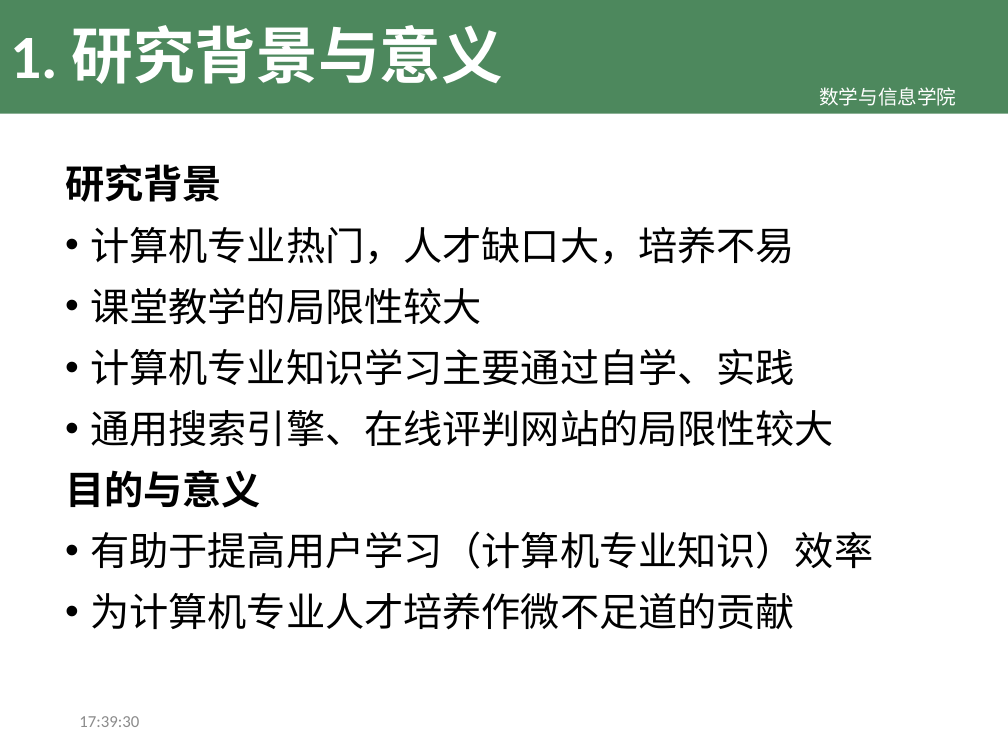
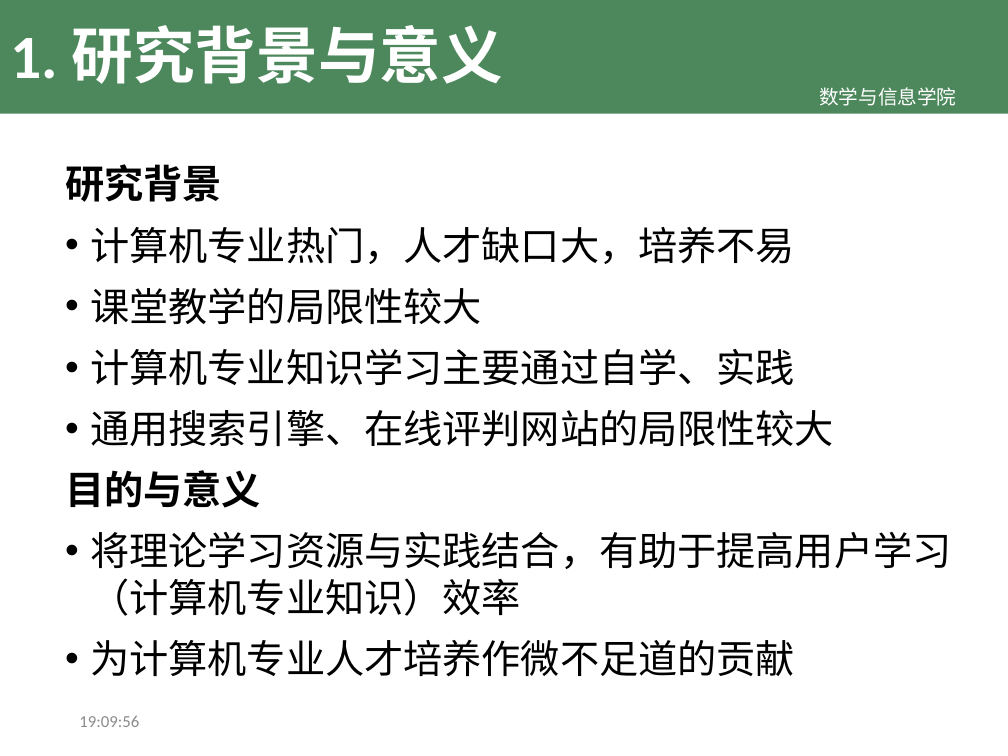
Before and after one commit to TeslaCN/graduation, a slide deck: slide 4 of 基于Scrapy框架的计算机专业学习资源网站_吴伟杰.pptx (slide 3 before the commit). Drawn at 1008x756 pixels with LibreOffice and Linux fonts; fonts in the diff are those of the drawing; background and template pictures are left out. Boxes give left, top, right and bottom in pixels: in the first picture for what was removed or moved away, otherwise in the second. Text is boxed around its words. In the diff, an @@ line names an element or a change of style, - is before the commit and + after.

```diff
--- a/基于Scrapy框架的计算机专业学习资源网站_吴伟杰.pptx
+++ b/基于Scrapy框架的计算机专业学习资源网站_吴伟杰.pptx
@@ text at (90, 532, 951, 616): text changed @@
-• 有助于提高用户学习（计算机专业知识）效率
+• 将理论学习资源与实践结合，有助于提高用户学习（计算机专业知识）效率
@@ text at (79, 716, 139, 727): text changed @@
-17:39:30
+19:09:56
```
Also in this commit, not shown: 9 other slides changed, 9 slides added, 4 other files.
